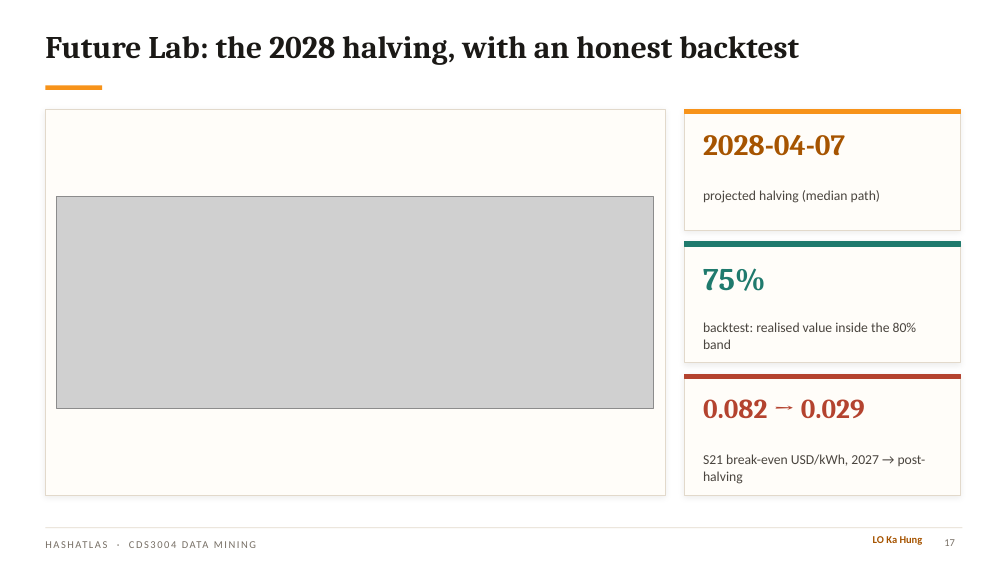
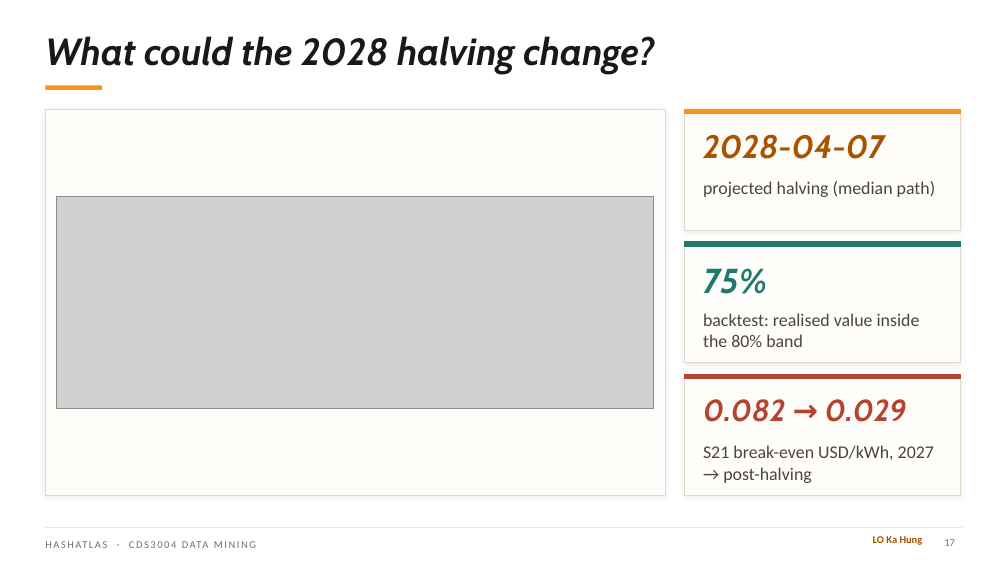
Before and after one commit to ansonlo-dev/HashAtlas, a slide deck: slide 17 of presentation/HashAtlas.pptx. Drawn at 1008x567 pixels with LibreOffice and Linux fonts; fonts in the diff are those of the drawing; grey boxes stand for pictures; background and template pictures are left out. Boxes give left, top, right and bottom in pixels: in the first picture for what was removed or moved away, otherwise in the second. Text is boxed around its words. In the diff, an @@ line names an element or a change of style, - is before the commit and + after.

```diff
--- a/presentation/HashAtlas.pptx
+++ b/presentation/HashAtlas.pptx
@@ title at (45,36,654,74): text changed; size 30 to 36 pt; font Cambria to Cabin; italic on @@
-Future Lab: the 2028 halving, with an honest backtest
+What could the 2028 halving change?
@@ text "2028-04-07" at (703,134,884,159): size 28 to 31 pt, font Cambria to Cabin, italic on @@
@@ size 13 to 17 pt in 3 elements at (703,313,920,347), (703,445,934,483), (703,181,936,197) @@
@@ text "projected halving (median path)": place and size @@
-text "projected halving (median path)" at (703,190,880,203)
+text "projected halving (median path)" at (703,181,936,197)
@@ text "75%" at (703,268,767,294): size 30 to 33 pt, font Cambria to Cabin, italic on @@
@@ text "backtest: realised value inside the ...": place and size @@
-text "backtest: realised value inside the ..." at (703,322,917,349)
+text "backtest: realised value inside the ..." at (703,313,920,347)
@@ text "0.082 → 0.029" at (703,399,907,422): size 26 to 29 pt, font Cambria to Cabin, italic on @@
@@ text "S21 break-even USD/kWh, 2027 → ...": place and size @@
-text "S21 break-even USD/kWh, 2027 → ..." at (703,454,926,484)
+text "S21 break-even USD/kWh, 2027 → ..." at (703,445,934,483)
```
Also in this commit, not shown: 21 other slides changed, 1 slide added, 15 other files.
